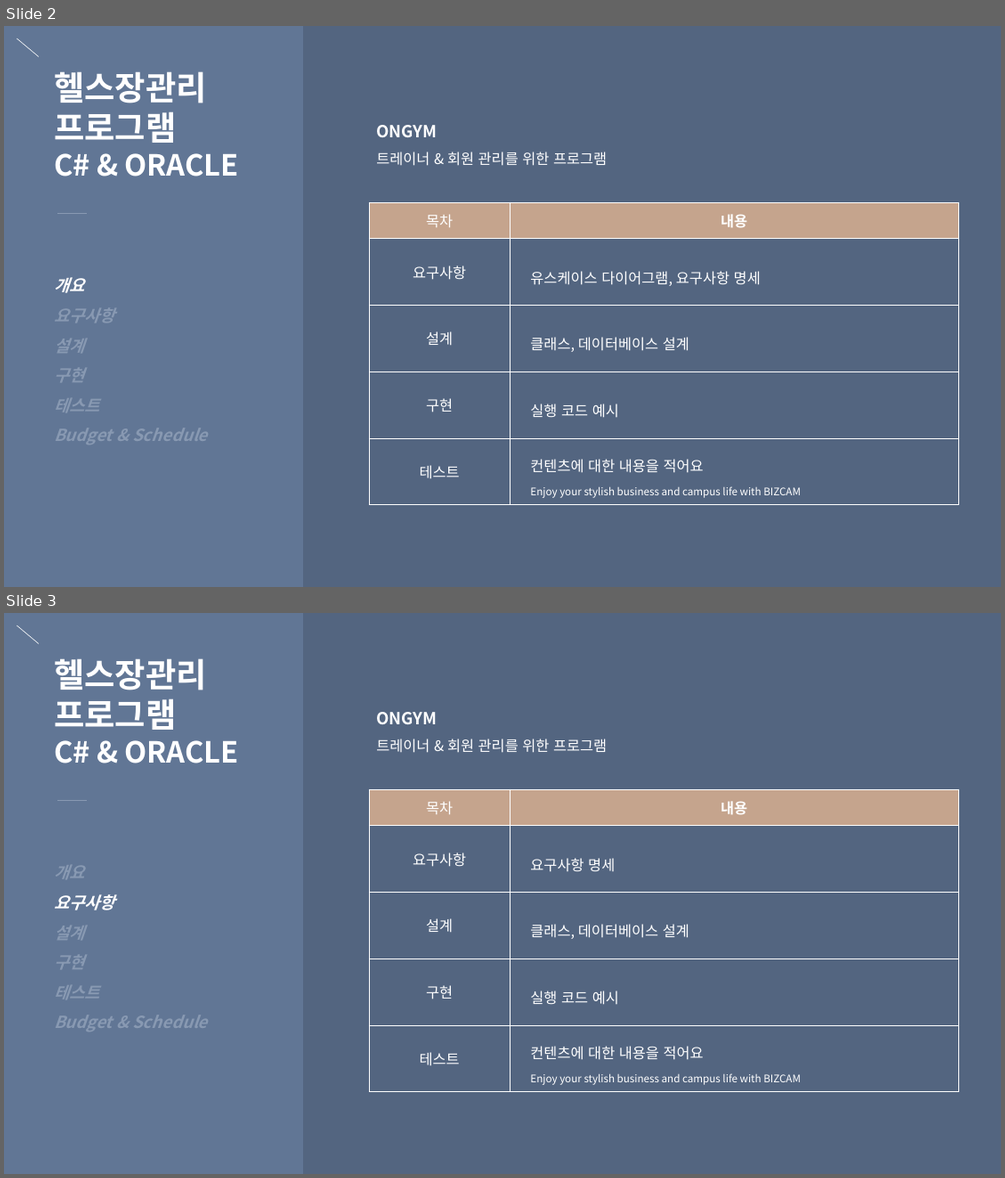
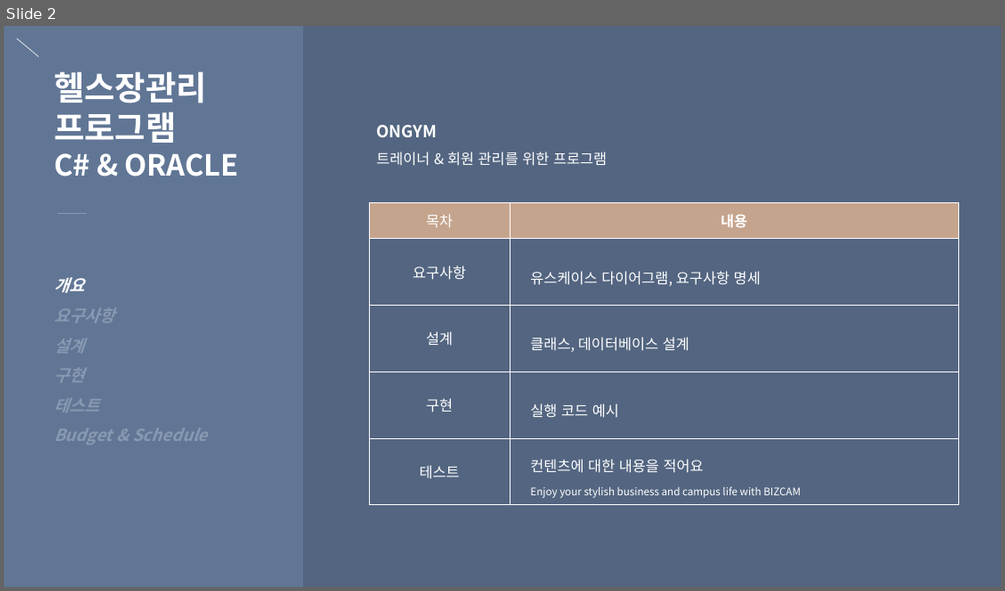
Before and after one commit to ohnchangmin/KB_study, a slide deck: C#/개인프로젝트/포트폴리오_GYM [자동 저장].pptx. Shown one above the other, each under a label of ours: slides 2 and 3 before the commit, slide 2 after it. The pictures are 1005x1178 and 1005x591 pixels, drawn with LibreOffice and Linux fonts; fonts in the diff are those of the drawing. Boxes give left, top, right and bottom in pixels: in the first picture for what was removed or moved away, otherwise in the second. Text is boxed around its words. In the diff, an @@ line names an element or a change of style, - is before the commit and + after.

```diff
--- a/C#/개인프로젝트/포트폴리오_GYM [자동 저장].pptx
+++ b/C#/개인프로젝트/포트폴리오_GYM [자동 저장].pptx
@@ slide 3 removed at box(4, 613, 1001, 1174), background gradient #617695 to #536580 @@
@@ line removed from (16, 625) to (39, 643) @@
@@ text removed at box(54, 658, 239, 763) @@
-헬스장관리
-프로그램
-C# & ORACLE
@@ text removed at box(376, 712, 607, 753) @@
-ONGYM
-트레이너 & 회원 관리를 위한 프로그램
@@ table removed at box(369, 789, 958, 1093), 5 rows, 2 columns @@
-목차 | 내용
-요구사항 | 요구사항 명세
-설계 | 클래스, 데이터베이스 설계
-구현 | 실행 코드 예시
-테스트 | 컨텐츠에 대한 내용을 적어요 / Enjoy your stylish business and campus life with BIZCAM
@@ line removed from (57, 800) to (87, 800) @@
@@ text removed at box(54, 859, 208, 1034) @@
-개요
-요구사항
-설계
-구현
-테스트
-Budget & Schedule
```
Also in this commit, not shown: 1 slide changed, 2 slides added, 3 other files.
